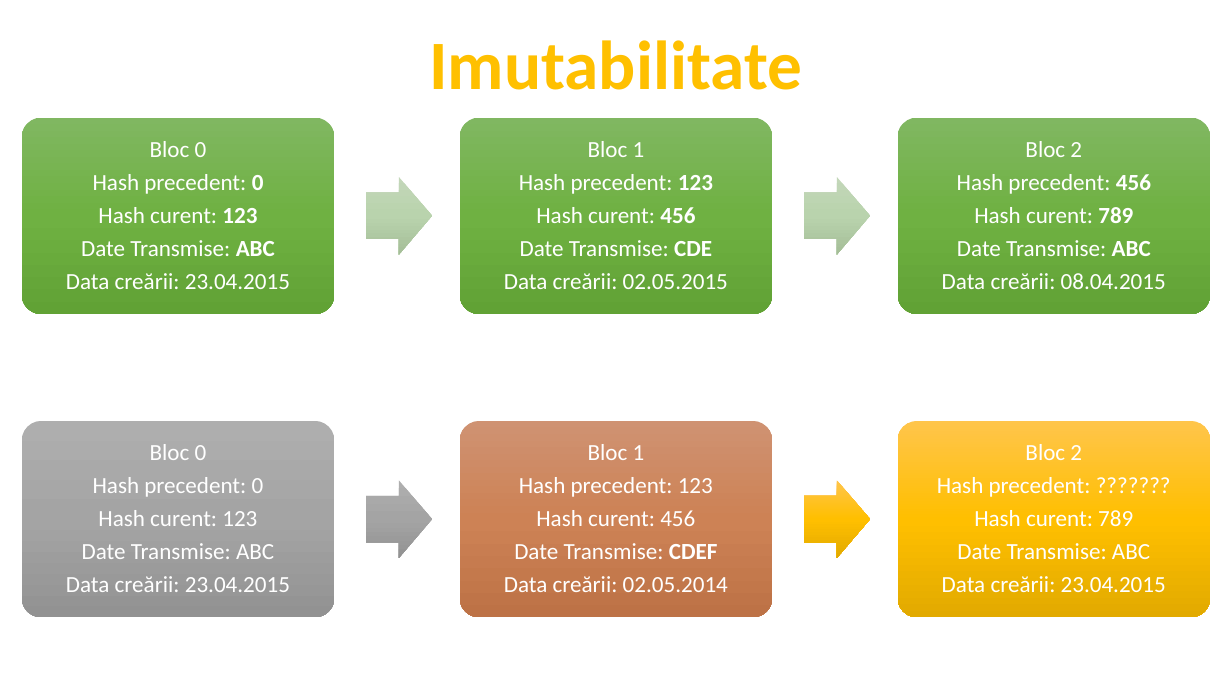
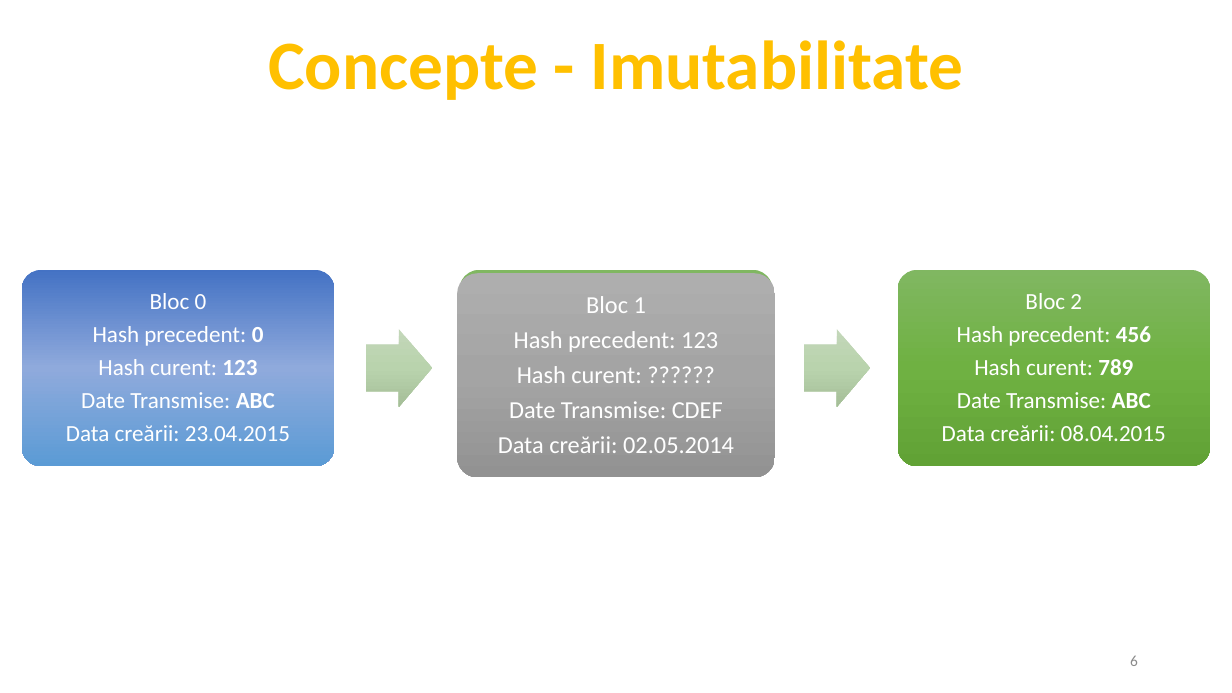
Before and after one commit to AlenaHa/Bachelor-Thesis, a slide deck: slide 6 of Licenta2018HardonElena/Blockchain usage in secured voting.pptx (slide 7 before the commit). Drawn at 1232x693 pixels with LibreOffice and Linux fonts; fonts in the diff are those of the drawing. Boxes give left, top, right and bottom in pixels: in the first picture for what was removed or moved away, otherwise in the second. Text is boxed around its words. In the diff, an @@ line names an element or a change of style, - is before the commit and + after.

```diff
--- a/Licenta2018HardonElena/Blockchain usage in secured voting.pptx
+++ b/Licenta2018HardonElena/Blockchain usage in secured voting.pptx
@@ text at [268,40,963,100]: text changed @@
-Imutabilitate
+Concepte - Imutabilitate
@@ rounded rectangle removed at [21,117,335,314] @@
@@ text removed at [66,141,290,289] @@
-Bloc 0
-Hash precedent: 0
-Hash curent: 123
-Date Transmise: ABC
-Data creării: 23.04.2015
@@ rounded rectangle added at [21,270,335,467], fill gradient #4472C4 to #8FAADC to #5B9BD5 @@
@@ text "Bloc 0": place and size @@
-text "Bloc 0" at [66,444,290,592]
+text "Bloc 0" at [66,293,290,441]
@@ rounded rectangle: place and size @@
-rounded rectangle at [21,421,335,618]
+rounded rectangle at [457,274,775,478]
@@ rounded rectangle: place and size @@
-rounded rectangle at [459,117,773,314]
+rounded rectangle at [459,270,773,467]
@@ text "Bloc 1": place and size @@
-text "Bloc 1" at [504,444,728,592]
+text "Bloc 1" at [498,331,734,453]
@@ rounded rectangle: place and size @@
-rounded rectangle at [897,117,1211,314]
+rounded rectangle at [897,270,1211,467]
@@ text at [81,326,275,408]: bold on in "0", "123", "ABC" @@
@@ 2 texts, 2 right arrows: place and size @@
-2 texts, 2 right arrows at [366,141,1166,289]
+2 texts, 2 right arrows at [366,293,1166,448]
@@ text at [498,331,734,453]: size 18 to 19 pt in "Bloc 1", "Hash precedent: 123", "Date Transmise: CDEF", "Data creării: 02.05.2014"; bold off in "CDEF" @@
@@ text at [514,331,642,383]: text changed; size 18 to 19 pt @@
-Hash curent: 456
+Hash curent: ??????
@@ group removed at [366,421,1211,618]: 2 right arrows, 2 rounded rectangles, 1 text @@
-Bloc 2
-Hash precedent: ???????
-Hash curent: 789
-Date Transmise: ABC
-Data creării: 23.04.2015
@@ page number added at [1130,655,1138,666], 12 pt, text #8C8C8C @@
+6
```
Also in this commit, not shown: 7 other slides changed, 6 slides added, 2 slides removed, 1 other file.
